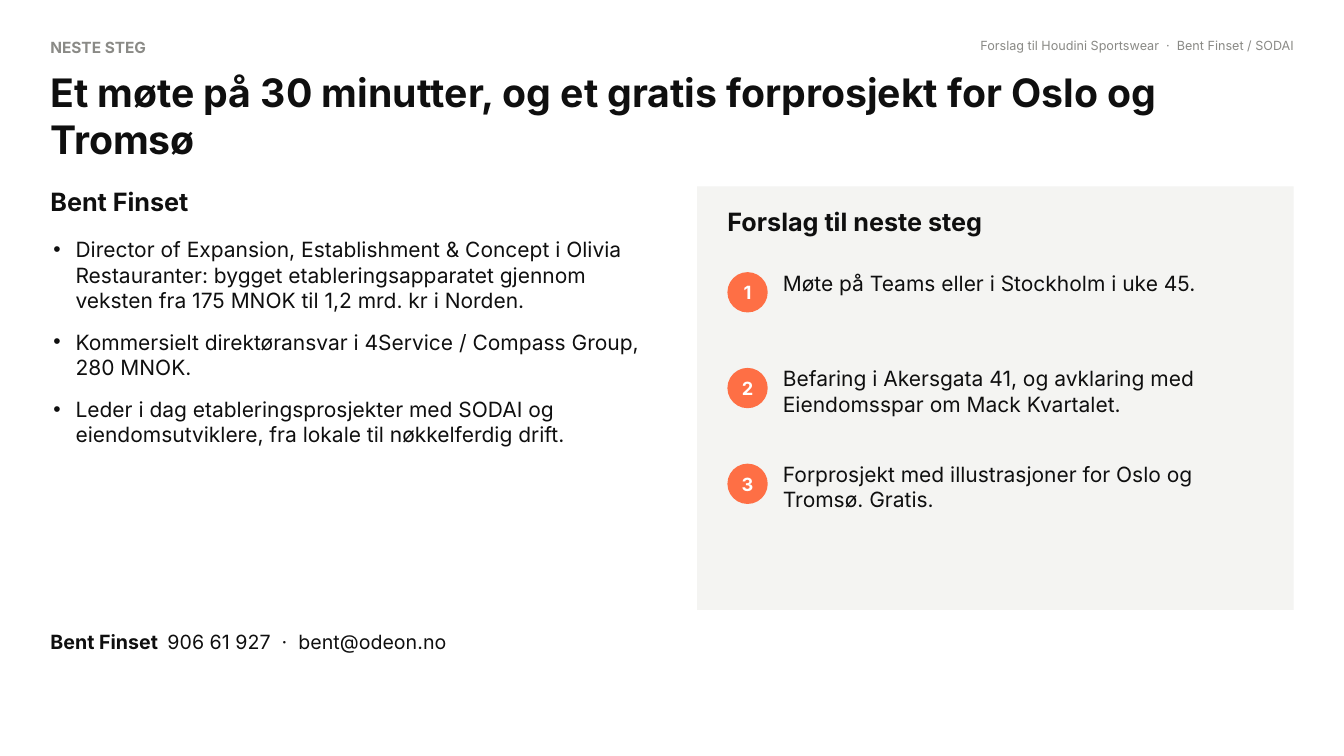
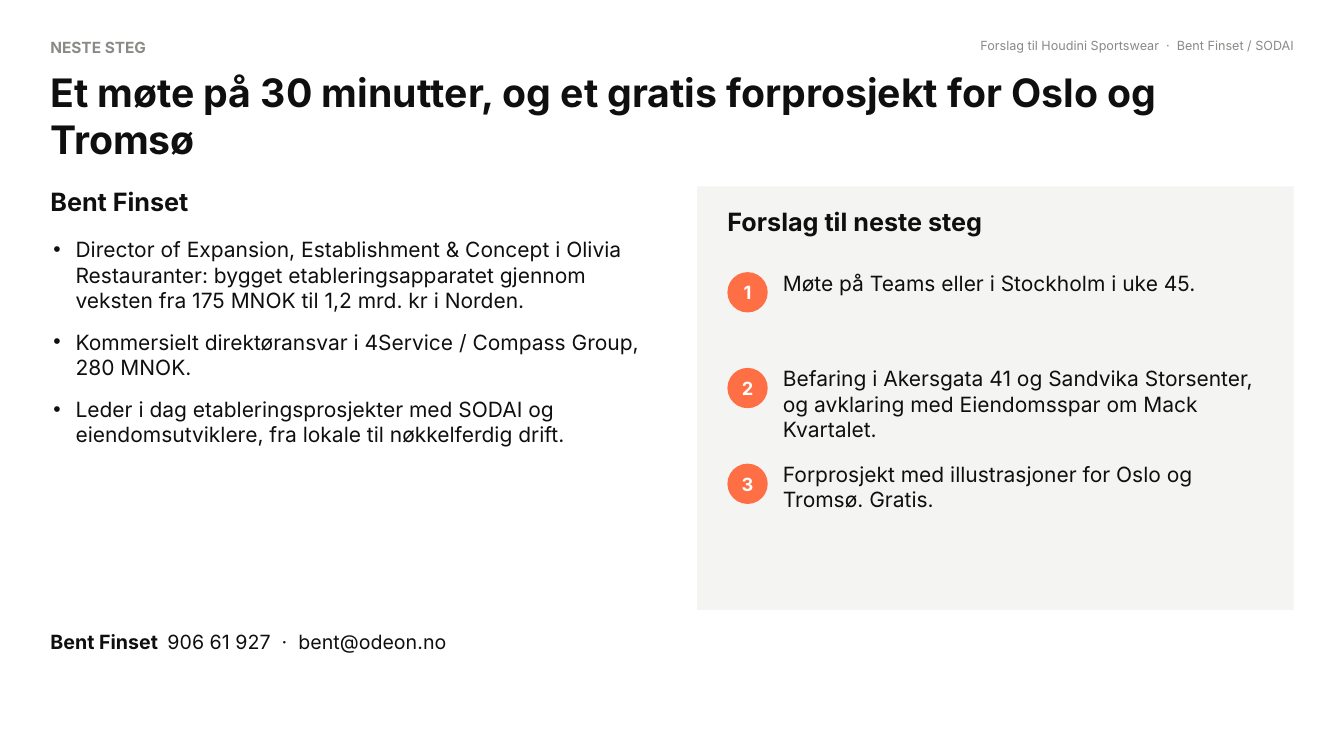
Before and after one commit to bent-commits/finset-trading, a slide deck: slide 17 of analyser/houdini/Houdini_i_Norge.pptx (slide 16 before the commit). Drawn at 1344x756 pixels with LibreOffice and Linux fonts; fonts in the diff are those of the drawing. Boxes give left, top, right and bottom in pixels: in the first picture for what was removed or moved away, otherwise in the second. Text is boxed around its words. In the diff, an @@ line names an element or a change of style, - is before the commit and + after.

```diff
--- a/analyser/houdini/Houdini_i_Norge.pptx
+++ b/analyser/houdini/Houdini_i_Norge.pptx
@@ text at (783, 370, 1253, 438): text changed @@
-Befaring i Akersgata 41, og avklaring med Eiendomsspar om Mack Kvartalet.
+Befaring i Akersgata 41 og Sandvika Storsenter, og avklaring med Eiendomsspar om Mack Kvartalet.
```
Also in this commit, not shown: 9 other slides changed, 1 slide added, 2 other files.
